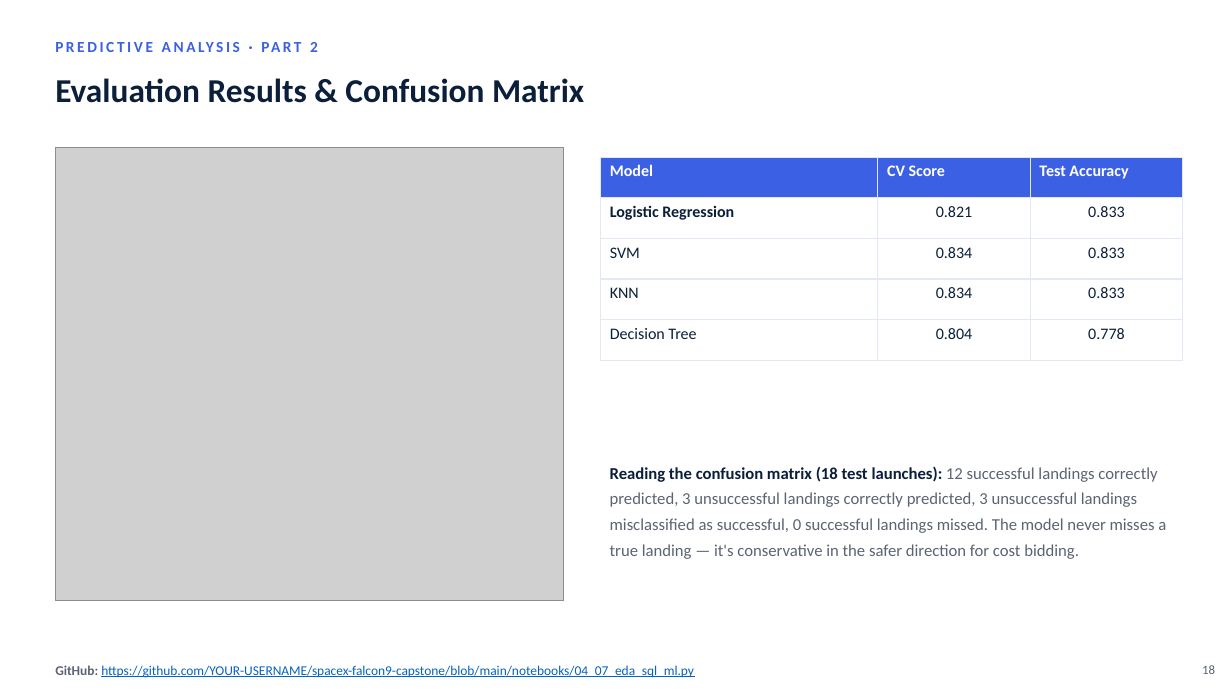
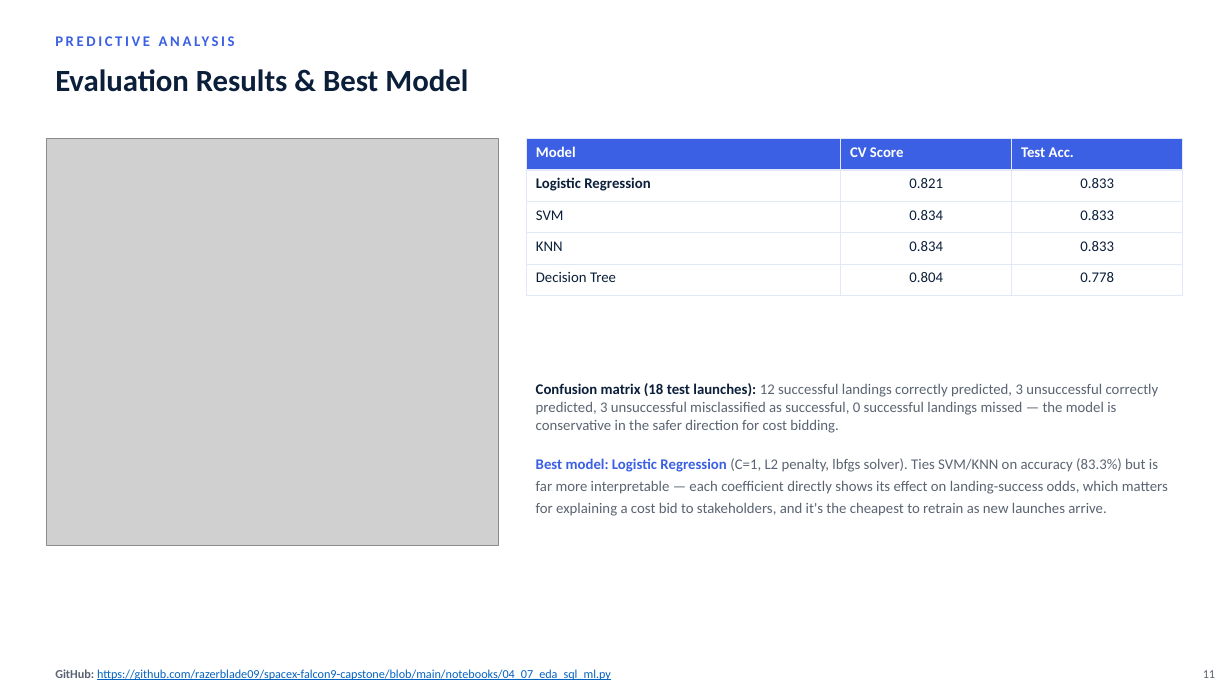
Before and after one commit to razerblade09/spacex-falcon9-capstone, a slide deck: slide 11 of Data_Science_Capstone_Presentation.pptx (slide 18 before the commit). Drawn at 1232x693 pixels with LibreOffice and Linux fonts; fonts in the diff are those of the drawing; grey boxes stand for pictures. Boxes give left, top, right and bottom in pixels: in the first picture for what was removed or moved away, otherwise in the second. Text is boxed around its words. In the diff, an @@ line names an element or a change of style, - is before the commit and + after.

```diff
--- a/Data_Science_Capstone_Presentation.pptx
+++ b/Data_Science_Capstone_Presentation.pptx
@@ text at (310, 42, 318, 52): text changed; size 12 to 11.5 pt @@
-PREDICTIVE ANALYSIS · PART 2
+PREDICTIVE ANALYSIS
@@ text at (55, 69, 468, 92): text changed; size 26 to 24 pt @@
-Evaluation Results & Confusion Matrix
+Evaluation Results & Best Model
@@ picture: place and size @@
-picture at (55, 148, 564, 601)
+picture at (46, 139, 499, 545)
@@ table at (527, 139, 1183, 296) @@
-row 1, column 3: Test Accuracy
+row 1, column 3: Test Acc.
@@ size 12.5 to 11.5 pt @@
@@ table: place and size @@
-table at (601, 157, 1183, 360)
+table at (527, 139, 1183, 296)
@@ text at (536, 383, 1168, 516): text changed; size 13 to 11.5 pt @@
-Reading the confusion matrix (18 test launches): 12 successful landings correctly predicted, 3 unsuccessful landings correctly predicted, 3 unsuccessful landings misclassified as successful, 0 successful landings missed. The model never misses a true landing — it's conservative in the safer direction for cost bidding.
+Confusion matrix (18 test launches): 12 successful landings correctly predicted, 3 unsuccessful correctly predicted, 3 unsuccessful misclassified as successful, 0 successful landings missed — the model is conservative in the safer direction for cost bidding.
+Best model: Logistic Regression (C=1, L2 penalty, lbfgs solver). Ties SVM/KNN on accuracy (83.3%) but is far more interpretable — each coefficient directly shows its effect on landing-success odds, which matters for explaining a cost bid to stakeholders, and it's the cheapest to retrain as new launches arrive.
@@ text at (55, 669, 611, 680): text changed; size 10.5 to 9.5 pt @@
-GitHub: https://github.com/YOUR-USERNAME/spacex-falcon9-capstone/blob/main/notebooks/04_07_eda_sql_ml.py
+GitHub: https://github.com/razerblade09/spacex-falcon9-capstone/blob/main/notebooks/04_07_eda_sql_ml.py
@@ text removed at (1202, 665, 1215, 674) @@
-18
@@ text added at (1203, 670, 1215, 678), 9.5 pt, text #5B6472 @@
+11
```
Also in this commit, not shown: 11 other slides changed, 7 slides removed, 1 other file.
